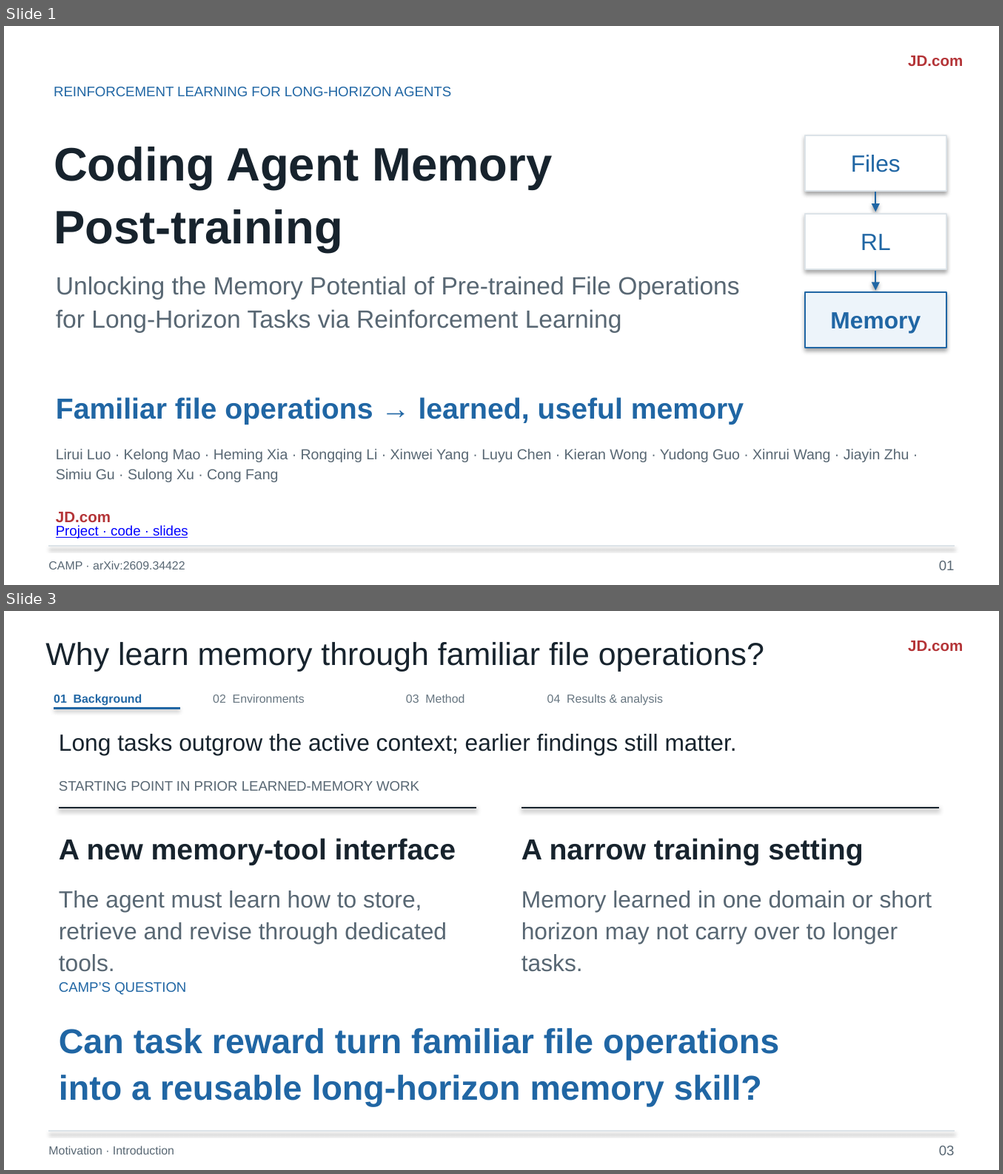
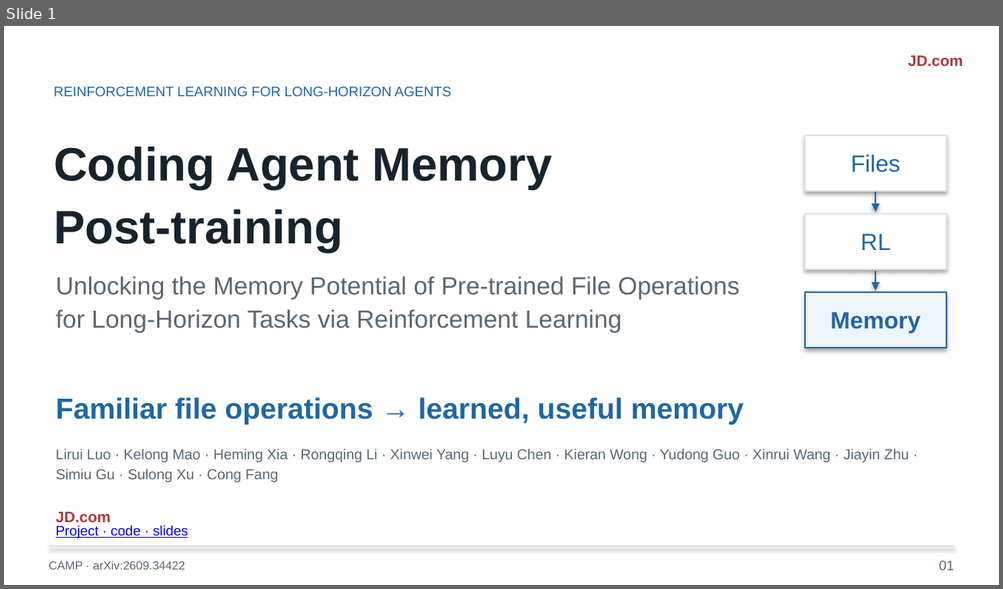
Before and after one commit to liruiluo/agentmemorygym, a slide deck: assets/slides/coding-agent-memory-post-training-slides.pptx. Shown one above the other, each under a label of ours: slides 1 and 3 before the commit, slide 1 after it; the slides between them are not shown. The pictures are 1003x1174 and 1003x589 pixels, drawn with LibreOffice and Linux fonts; fonts in the diff are those of the drawing. Boxes give left, top, right and bottom in pixels: in the first picture for what was removed or moved away, otherwise in the second. Text is boxed around its words. In the diff, an @@ line names an element or a change of style, - is before the commit and + after.

Commit message:
Build the CAMP background around the memory-learning problem

```diff
--- a/assets/slides/coding-agent-memory-post-training-slides.pptx
+++ b/assets/slides/coding-agent-memory-post-training-slides.pptx
@@ slide 3 removed at box(4, 611, 999, 1170), background #FFFFFF @@
@@ text removed at box(45, 642, 764, 671) @@
-Why learn memory through familiar file operations?
@@ text removed at box(908, 641, 962, 651) @@
-JD.com
@@ text removed at box(54, 694, 142, 706) @@
-01 Background
@@ text removed at box(213, 694, 304, 703) @@
-02 Environments
@@ text removed at box(406, 694, 464, 703) @@
-03 Method
@@ text removed at box(547, 694, 663, 705) @@
-04 Results & analysis
@@ line removed from (54, 709) to (180, 709) @@
@@ text removed at box(59, 734, 737, 755) @@
-Long tasks outgrow the active context; earlier findings still matter.
@@ text removed at box(59, 781, 419, 791) @@
-STARTING POINT IN PRIOR LEARNED-MEMORY WORK
@@ line removed from (59, 808) to (476, 808) @@
@@ line removed from (521, 808) to (939, 808) @@
@@ text removed at box(59, 838, 455, 866) @@
-A new memory-tool interface
@@ text removed at box(521, 838, 862, 866) @@
-A narrow training setting
@@ text removed at box(59, 891, 447, 972) @@
-The agent must learn how to store, retrieve and revise through dedicated tools.
@@ text removed at box(521, 891, 932, 972) @@
-Memory learned in one domain or short horizon may not carry over to longer tasks.
@@ text removed at box(59, 982, 186, 995) @@
-CAMP’S QUESTION
@@ text removed at box(59, 1028, 779, 1107) @@
-Can task reward turn familiar file operations
-into a reusable long-horizon memory skill?
@@ line removed from (48, 1131) to (954, 1131) @@
@@ text removed at box(48, 1146, 174, 1155) @@
-Motivation · Introduction
@@ text removed at box(939, 1146, 954, 1156) @@
-03
```
Also in this commit, not shown: 11 slides changed, 2 slides added, 9 other files.
